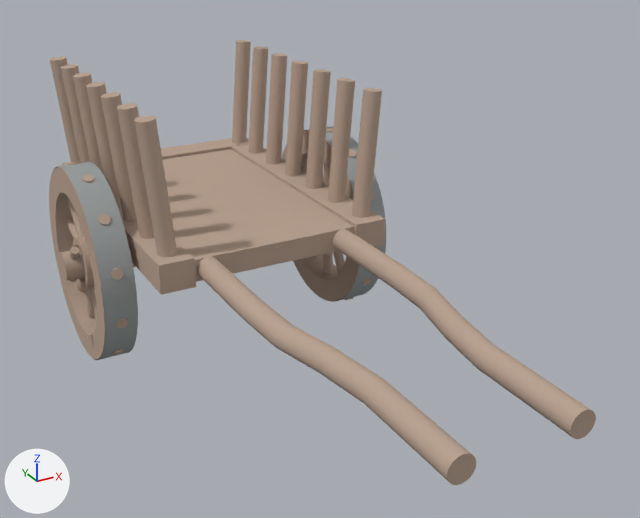
The Blender file development/graphics/vehicles/wagon/wagon.blend, before and after one commit.
Camera for both pictures: a camera (50 mm lens) standing at (-6.67, -8.78, 6.56) and looking at (-1.54, 0.55, 1.89). Lighting does not change. The marker at lower left points along +X, +Y and +Z.

The first picture shows 'Cylinder.003', 'Cylinder.004', 'Tyre001', 'Tyre001.001', 'cartBase', 'cartBaseSupport001', 'cartBaseSupport002', 'cartBaseSupportRear', 'metalRim001', 'metalRim001.001', 'yoke001', 'yoke001.001'.
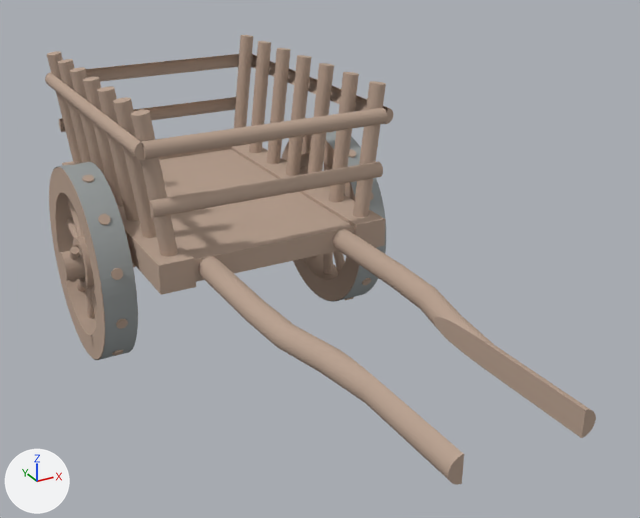
What changed in the scene script:
```text
Change me_cylinder_008:
    where me_cylinder_008.from_pydata(...)  # 66 vertices, 96 faces; spans x -2.27..2.27, y -1.0..1.0, z -1.01..1.01
    used by ob_cylinder_004; location = (-3.46, 1.18, 2.92); rotation_euler = (0.0, 0.0846, 0.0), in degrees (0, 4.8, 0); scale = (-0.125, 0.125, -0.955)
    me_cylinder_008 part 1: the whole mesh is multiplied about its middle by the matrix ((0.882, 0.0, -0.894), (0.0, 0.876, 0.0), (0.003, 0.0, 0.866))
Change me_cylinder_006:
    used by ob_yoke001_001; location = (-2.95, -1.51, 1.92); rotation_euler = (1.571, 0.0, 0.0), in degrees (90, 0, 0); scale = (-0.153, 0.153, 2.46)
    remove me_cylinder_006.from_pydata(...)  # 258 vertices, 288 faces; spans x -2.94..1.0, y -1.0..1.0, z -1.0..1.0
    add me_cylinder_006.from_pydata(...)  # 237 vertices, 262 faces; spans x -1.91..1.0, y -1.0..1.0, z -1.0..1.0
    me_cylinder_006 part 2: 8 vertices moved from x -2.49..-1.94, y -1.0..0.83, z 0.14..0.43 to x -1.91, y -1.0..0.83, z 0.05..0.42; 53 vertices removed from x -2.94..-1.94, y -1.0..1.0, z 0.14..1.0; 32 vertices added at x -1.91, y -1.0..1.0, z 0.07..1.0
Change me_cylinder_007:
    where me_cylinder_007.from_pydata(...)  # 66 vertices, 96 faces; spans x -1.0..1.0, y -1.0..1.0, z -1.0..1.0
    used by ob_cylinder_003; location = (-0.47, 1.18, 2.92); rotation_euler = (0.0, 0.0846, 0.0), in degrees (0, 4.8, 0); scale = (0.125, 0.125, 0.955)
    me_cylinder_007 part 3: the whole mesh is scaled about its middle by 0.876
Add me_cylinder_020:
    me_cylinder_020.from_pydata(...)  # 237 vertices, 262 faces; spans x -1.91..1.0, y -1.0..1.0, z -1.0..1.0
    me_cylinder_020.materials.append(mat_basicwood)  # beige #baa393
Change ob_cylinder_004:
    ob_cylinder_004.rotation_euler: (0.0, 0.0846, 0.0) -> (0.0, 0.122, 0.0)  # degrees (0, 4.8, 0) -> degrees (0, 7, 0)
    ob_cylinder_004.scale: (-0.125, 0.125, -0.955) -> (0.125, 0.125, 1.19)
    where _m = ob_cylinder_004.modifiers.new('Array', 'ARRAY')
    _m.relative_offset_displace: (0.0, 2.78, 0.0) -> (0.0, 3.18, 0.0)
Change ob_yoke001_001:
    ob_yoke001_001: bpy.data.objects.new('yoke001.001', me_cylinder_006) -> bpy.data.objects.new('yoke001.001', me_cylinder_020)
    ob_yoke001_001.location: (-2.95, -1.51, 1.92) -> (-2.94, -1.51, 1.92)
Change ob_cylinder_003:
    ob_cylinder_003.location: (-0.47, 1.18, 2.92) -> (-0.44, 1.18, 2.92)
    ob_cylinder_003.rotation_euler: (0.0, 0.0846, 0.0) -> (0.0, 0.122, 0.0)  # degrees (0, 4.8, 0) -> degrees (0, 7, 0)
    ob_cylinder_003.scale: (0.125, 0.125, 0.955) -> (0.125, 0.125, 1.19)
    where _m = ob_cylinder_003.modifiers.new('Array', 'ARRAY')
    _m.relative_offset_displace: (0.0, 2.78, 0.0) -> (0.0, 3.18, 0.0)
Add ob_uprightbeam:
    ob_uprightbeam = bpy.data.objects.new('upRightBeam', me_cylinder_011)  # 36 vertices, 48 faces; spans x 0.0..0.88, y -0.88..0.88, z -0.88..0.88; in mat_basicwood (beige #baa393)
    ob_uprightbeam.location = (-0.26, 3.24, 3.53)
    ob_uprightbeam.rotation_euler = (1.571, 0.122, 0.0)  # degrees (90, 7, 0)
    ob_uprightbeam.scale = (0.125, 0.125, 2.54)
Add ob_uprightbeam_001:
    ob_uprightbeam_001 = bpy.data.objects.new('upRightBeam.001', me_cylinder_012)  # 36 vertices, 48 faces; spans x 0.1..1.18, y -0.76..0.97, z -0.88..0.88; in mat_basicwood (beige #baa393)
    ob_uprightbeam_001.location = (-3.76, 3.24, 3.53)
    ob_uprightbeam_001.rotation_euler = (1.571, 0.122, 0.0)  # degrees (90, 7, 0)
    ob_uprightbeam_001.scale = (0.125, 0.125, 2.54)
Add ob_frontbeam:
    ob_frontbeam = bpy.data.objects.new('frontBeam', me_cylinder_011.copy())
    ob_frontbeam.location = (-1.97, 1.07, 3.53)
    ob_frontbeam.rotation_euler = (1.571, 0.0, 4.712)  # degrees (90, 0, 270)
    ob_frontbeam.scale = (0.125, 0.125, 1.92)
Add ob_frontbeam_001:
    ob_frontbeam_001 = bpy.data.objects.new('frontBeam.001', me_cylinder_011.copy())
    ob_frontbeam_001.location = (-1.97, 1.07, 2.79)
    ob_frontbeam_001.rotation_euler = (1.571, 0.0, 4.712)  # degrees (90, 0, 270)
    ob_frontbeam_001.scale = (0.125, 0.125, 1.87)
Add ob_frontbeam_004:
    ob_frontbeam_004 = bpy.data.objects.new('frontBeam.004', me_cylinder_011.copy())
    ob_frontbeam_004.location = (-1.97, 5.46, 2.79)
    ob_frontbeam_004.rotation_euler = (1.571, 0.0, 4.712)  # degrees (90, 0, 270)
    ob_frontbeam_004.scale = (-0.125, 0.125, 1.87)
Add ob_frontbeam_005:
    ob_frontbeam_005 = bpy.data.objects.new('frontBeam.005', me_cylinder_011.copy())
    ob_frontbeam_005.location = (-1.97, 5.46, 3.53)
    ob_frontbeam_005.rotation_euler = (1.571, 0.0, 4.712)  # degrees (90, 0, 270)
    ob_frontbeam_005.scale = (-0.125, 0.125, 1.92)
```

What differs and where, as boxes (x1, y1, x2, y2) in the pictures (640 x 518 px; the box of a moved part takes in the faces that stretch with it):
'Cylinder.003', moved, turned, rescaled, modifiers changed: before (232, 40, 382, 218); after (234, 35, 386, 217)
'Cylinder.004', reshaped, turned, rescaled, modifiers changed: before (50, 56, 177, 257); after (47, 51, 178, 256)
'yoke001.001', reshaped, moved: before (197, 256, 476, 485); after (198, 256, 464, 485)
'yoke001', reshaped: before (333, 229, 596, 439); after (333, 229, 596, 438)
'frontBeam', added (beige): after (141, 108, 387, 159)
'frontBeam.001', added: after (150, 161, 383, 218)
'frontBeam.005', added: after (86, 54, 239, 82)
'upRightBeam.001', added (beige): after (45, 72, 145, 160)
'frontBeam.004', added: after (59, 97, 236, 132)
'upRightBeam', added: after (251, 54, 394, 124)
part 2 of me_cylinder_006, moved or reshaped: before (330, 315, 587, 485); after (434, 315, 587, 438)
